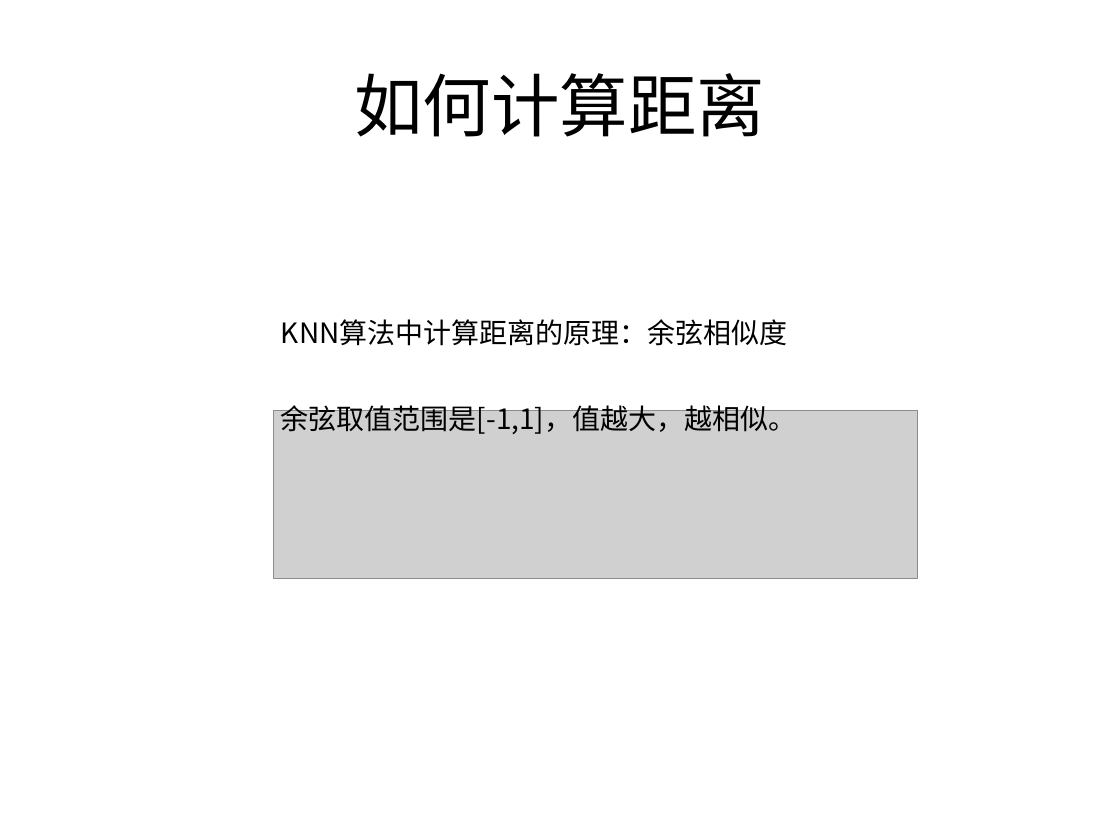
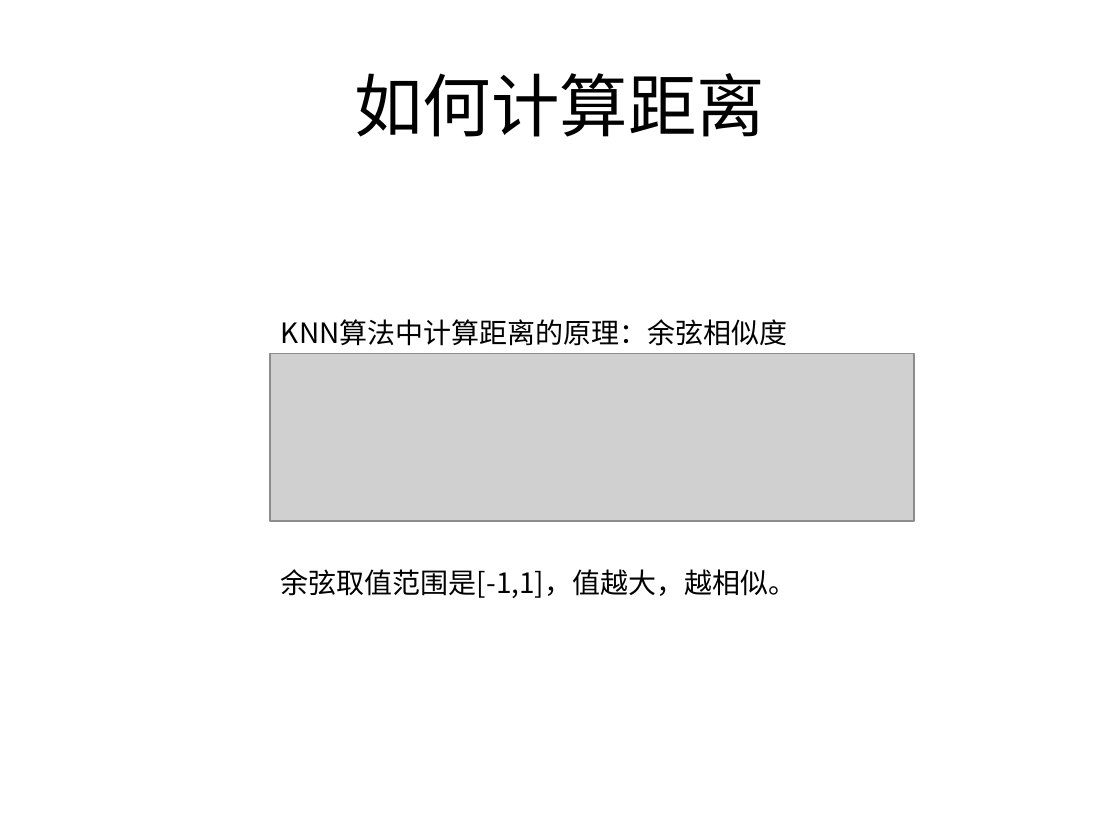
Before and after one commit to BattalionCommander/Python, a slide deck: slide 5 of cls_23聚类算法.pptx. Drawn at 1120x840 pixels with LibreOffice and Linux fonts; fonts in the diff are those of the drawing; grey boxes stand for pictures; background and template pictures are left out. Boxes give left, top, right and bottom in pixels: in the first picture for what was removed or moved away, otherwise in the second. Text is boxed around its words. In the diff, an @@ line names an element or a change of style, - is before the commit and + after.

```diff
--- a/cls_23聚类算法.pptx
+++ b/cls_23聚类算法.pptx
@@ picture moved from (x1=273, y1=411, x2=917, y2=579) to (x1=270, y1=354, x2=914, y2=522) @@
@@ text "余弦取值范围是[-1,1]，值越大，越相似。" rewrapped from (x1=281, y1=401, x2=797, y2=434) to (x1=281, y1=569, x2=797, y2=598) @@
```
Also in this commit, not shown: 7 other slides changed.
